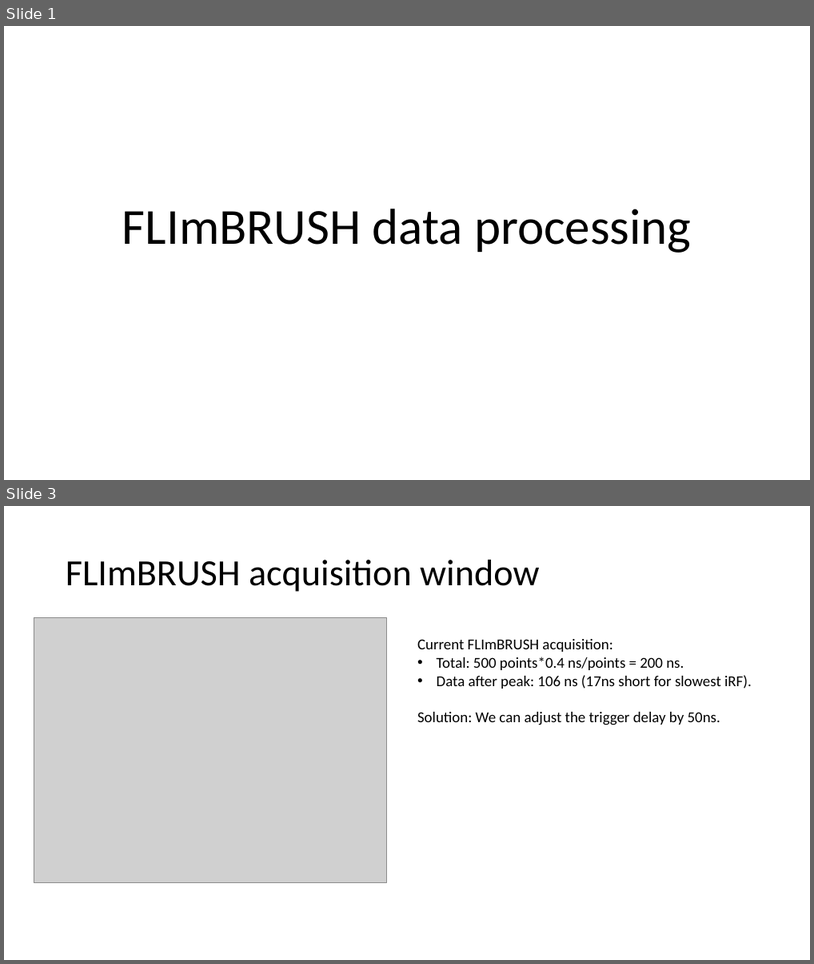
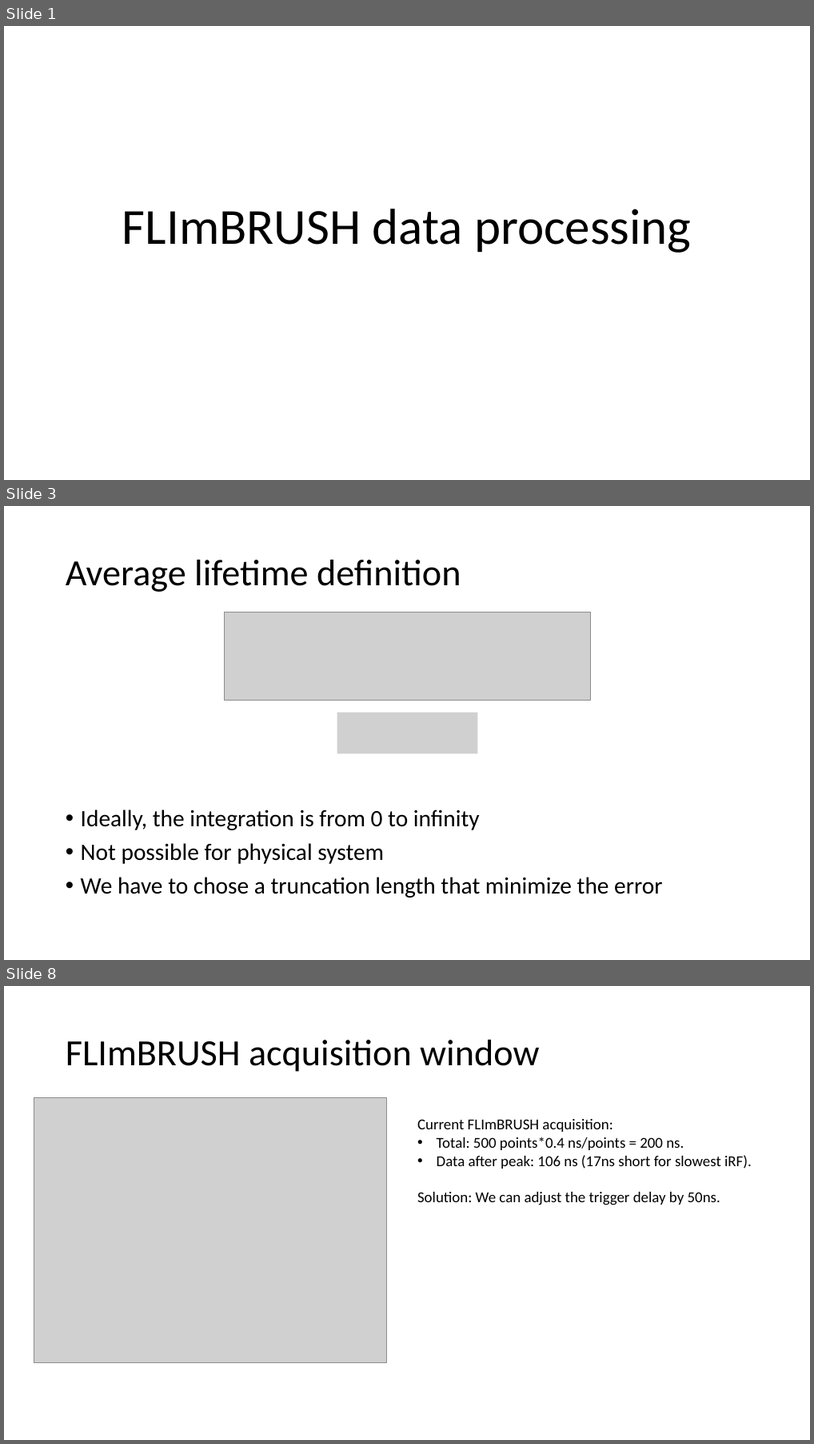
Before and after one commit to marculab/FLImBrushDataProcessingTool, a slide deck: AlphaDeterminatin/FLImBRUSH data processing.pptx. Shown one above the other, each under a label of ours: slides 1 and 3 before the commit, slides 1, 3 and 8 after it; the slides between them are not shown. The pictures are 814x964 and 814x1444 pixels, drawn with LibreOffice and Linux fonts; fonts in the diff are those of the drawing; grey boxes stand for pictures. Boxes give left, top, right and bottom in pixels: in the first picture for what was removed or moved away, otherwise in the second. Text is boxed around its words. In the diff, an @@ line names an element or a change of style, - is before the commit and + after.

```diff
--- a/AlphaDeterminatin/FLImBRUSH data processing.pptx
+++ b/AlphaDeterminatin/FLImBRUSH data processing.pptx
@@ slide 3 added at box(4, 506, 810, 960), background #FFFFFF @@
@@ title added at box(66, 560, 461, 592), 44 pt, text #000000 @@
+Average lifetime definition
@@ picture added at box(225, 612, 591, 700) @@
@@ picture added at box(338, 712, 478, 754) @@
@@ text added at box(81, 809, 662, 897), 28 pt, text #000000 @@
+• Ideally, the integration is from 0 to infinity
+• Not possible for physical system
+• We have to chose a truncation length that minimize the error
@@ what was slide 3 is now slide 8 @@
```
Also in this commit, not shown: 9 slides changed, 35 other slides added, 4 slides removed.
